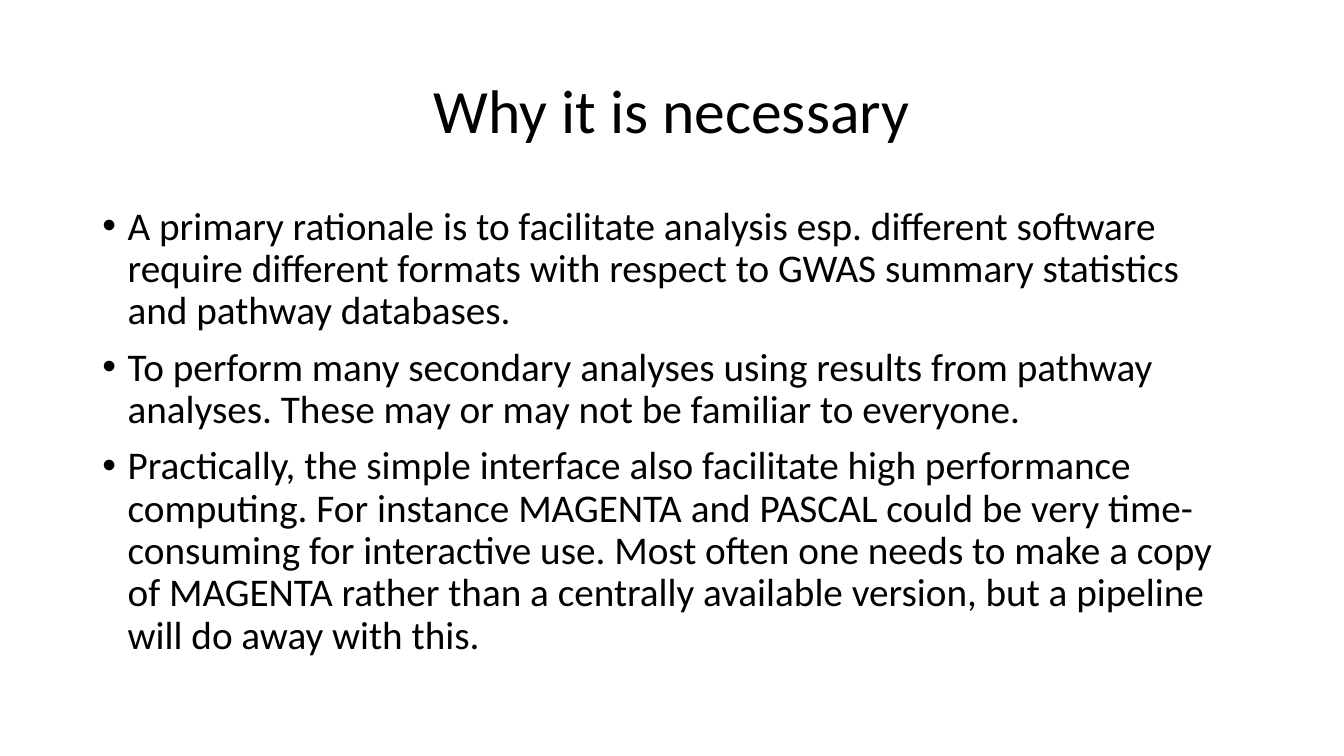
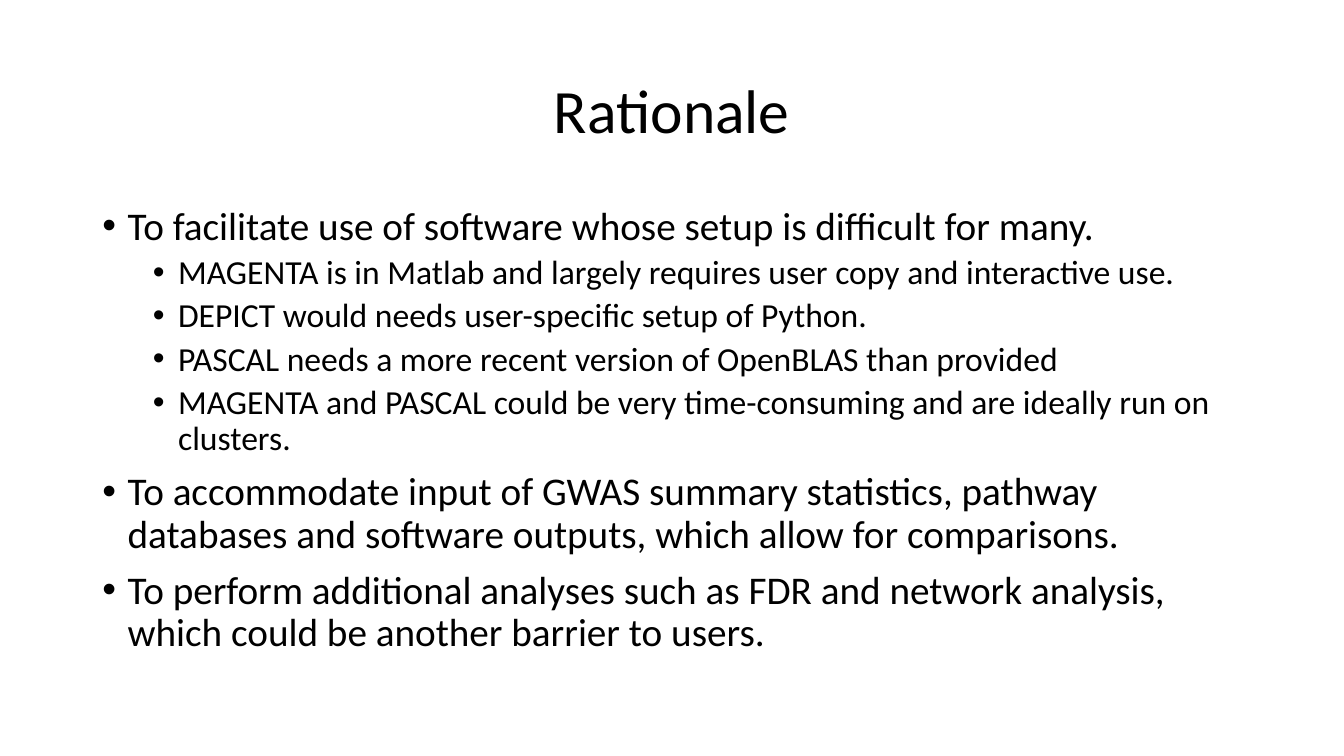
Before and after one commit to jinghuazhao/PW-pipeline, a slide deck: slide 3 of README.pptx. Drawn at 1344x756 pixels with LibreOffice and Linux fonts; fonts in the diff are those of the drawing. Boxes give left, top, right and bottom in pixels: in the first picture for what was removed or moved away, otherwise in the second. Text is boxed around its words. In the diff, an @@ line names an element or a change of style, - is before the commit and + after.

```diff
--- a/README.pptx
+++ b/README.pptx
@@ title at bbox=[554, 90, 790, 134]: text changed @@
-Why it is necessary
+Rationale
@@ text at bbox=[128, 212, 1209, 647]: text changed @@
-• A primary rationale is to facilitate analysis esp. different software require different formats with respect to GWAS summary statistics and pathway databases.
-• To perform many secondary analyses using results from pathway analyses. These may or may not be familiar to everyone.
-• Practically, the simple interface also facilitate high performance computing. For instance MAGENTA and PASCAL could be very time-consuming for interactive use. Most often one needs to make a copy of MAGENTA rather than a centrally available version, but a pipeline will do away with this.
+• To facilitate use of software whose setup is difficult for many.
+  • MAGENTA is in Matlab and largely requires user copy and interactive use.
+  • DEPICT would needs user-specific setup of Python.
+  • PASCAL needs a more recent version of OpenBLAS than provided
+  • MAGENTA and PASCAL could be very time-consuming and are ideally run on clusters.
+• To accommodate input of GWAS summary statistics, pathway databases and software outputs, which allow for comparisons.
+• To perform additional analyses such as FDR and network analysis, which could be another barrier to users.
```
Also in this commit, not shown: 2 other slides changed.
